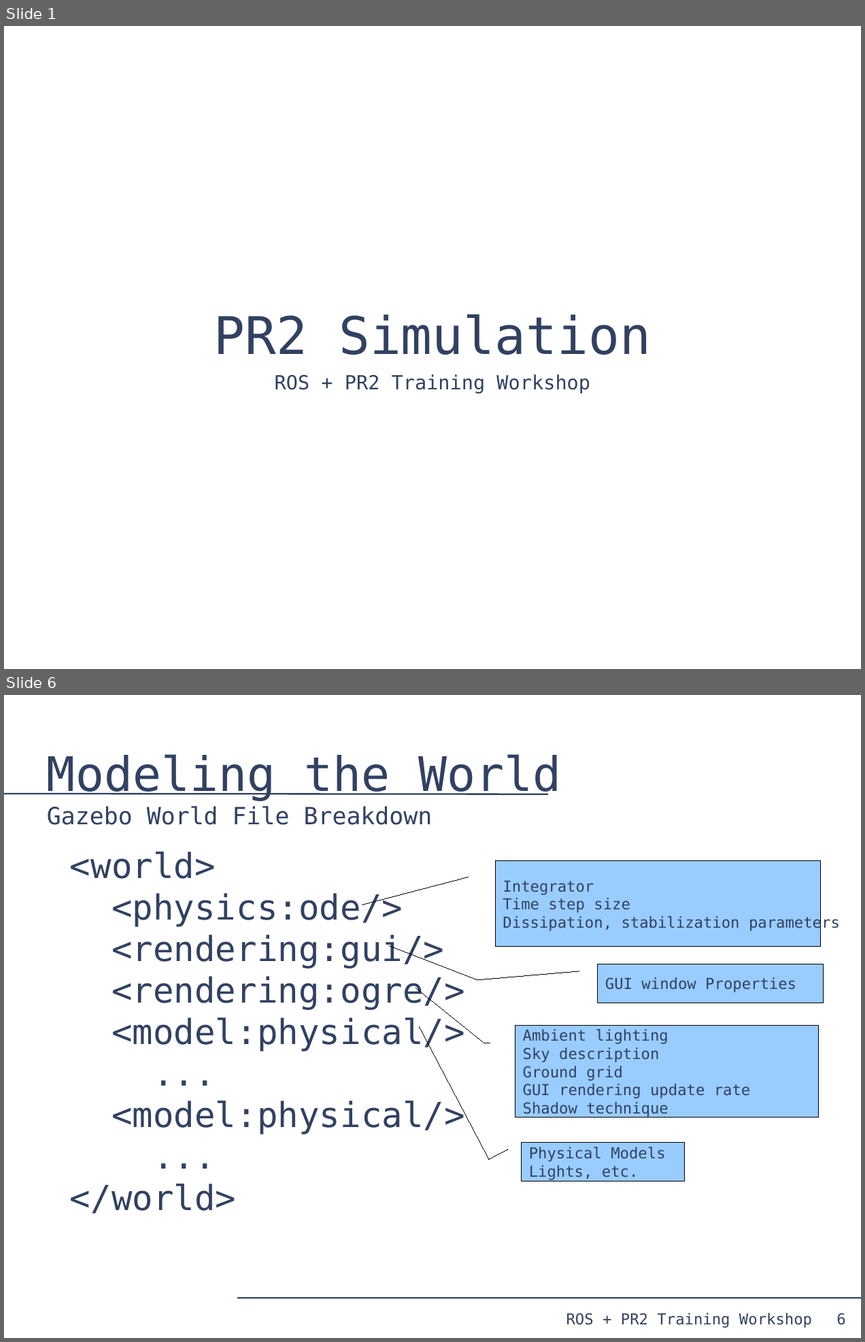
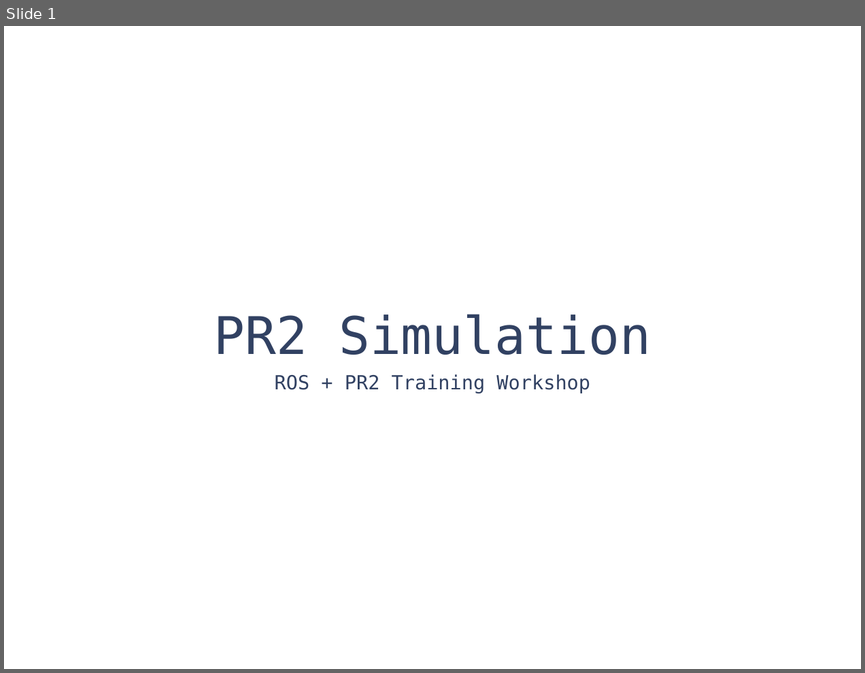
Before and after one commit to PR2/pr2_docs, a slide deck: pr2_training_workshop/simulation/simulation_training_workshop.odp. Shown one above the other, each under a label of ours: slides 1 and 6 before the commit, slide 1 after it; the slides between them are not shown. The pictures are 865x1342 and 865x673 pixels, drawn with LibreOffice and Linux fonts; fonts in the diff are those of the drawing. Boxes give left, top, right and bottom in pixels: in the first picture for what was removed or moved away, otherwise in the second. Text is boxed around its words. In the diff, an @@ line names an element or a change of style, - is before the commit and + after.

Commit message:
update slides.

```diff
--- a/pr2_training_workshop/simulation/simulation_training_workshop.odp
+++ b/pr2_training_workshop/simulation/simulation_training_workshop.odp
@@ slide 6 removed at (4, 695, 861, 1338), background #FFFFFF @@
@@ title removed at (47, 754, 562, 825) @@
-Modeling the World
-Gazebo World File Breakdown
@@ line removed from (4, 794) to (548, 794) @@
@@ text removed at (70, 851, 465, 1213) @@
-<world>
-<physics:ode/>
-<rendering:gui/>
-<rendering:ogre/>
-<model:physical/>
-...
-<model:physical/>
-...
-</world>
@@ border callout removed at (496, 861, 821, 946) @@
-Integrator
-Time step size
-Dissipation, stabilization parameters
@@ border callout removed at (598, 964, 823, 1003) @@
-GUI window Properties
@@ border callout removed at (515, 1025, 818, 1117) @@
-Ambient lighting
-Sky description
-Ground grid
-GUI rendering update rate
-Shadow technique
@@ border callout removed at (521, 1142, 685, 1181) @@
-Physical Models
-Lights, etc.
@@ line removed from (237, 1297) to (861, 1297) @@
@@ text removed at (566, 1312, 812, 1327) @@
-ROS + PR2 Training Workshop
@@ page number removed at (836, 1312, 845, 1325) @@
-6
```
Also in this commit, not shown: 8 slides added, 31 other slides removed, 3 other files.
